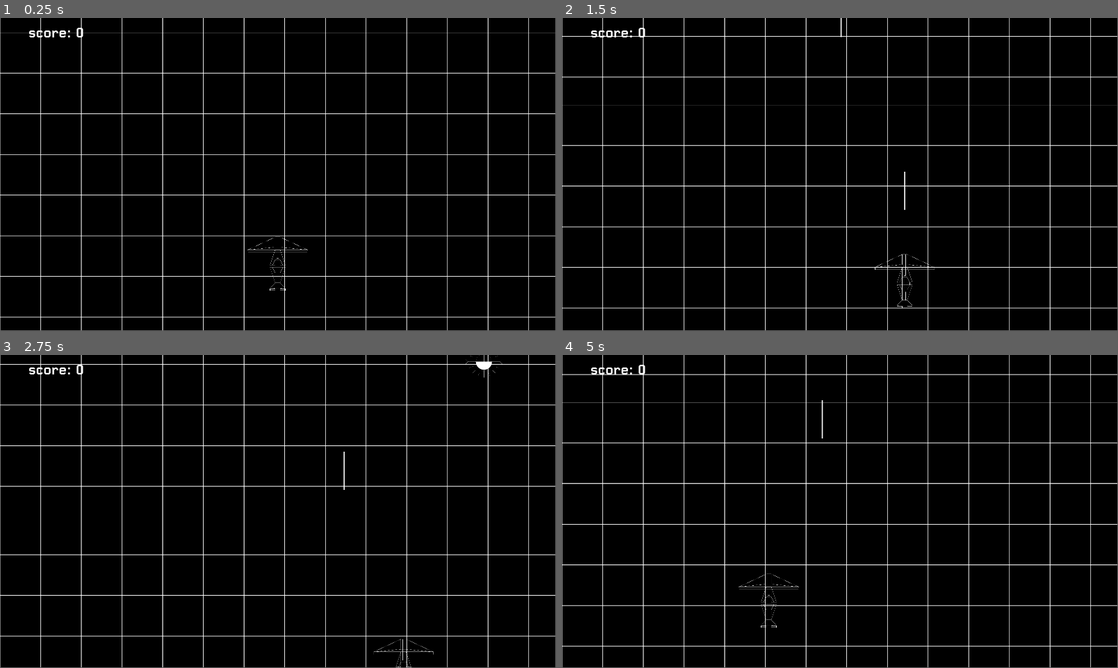
Above: before the commit, frames 1-4 (two rows, left to right).
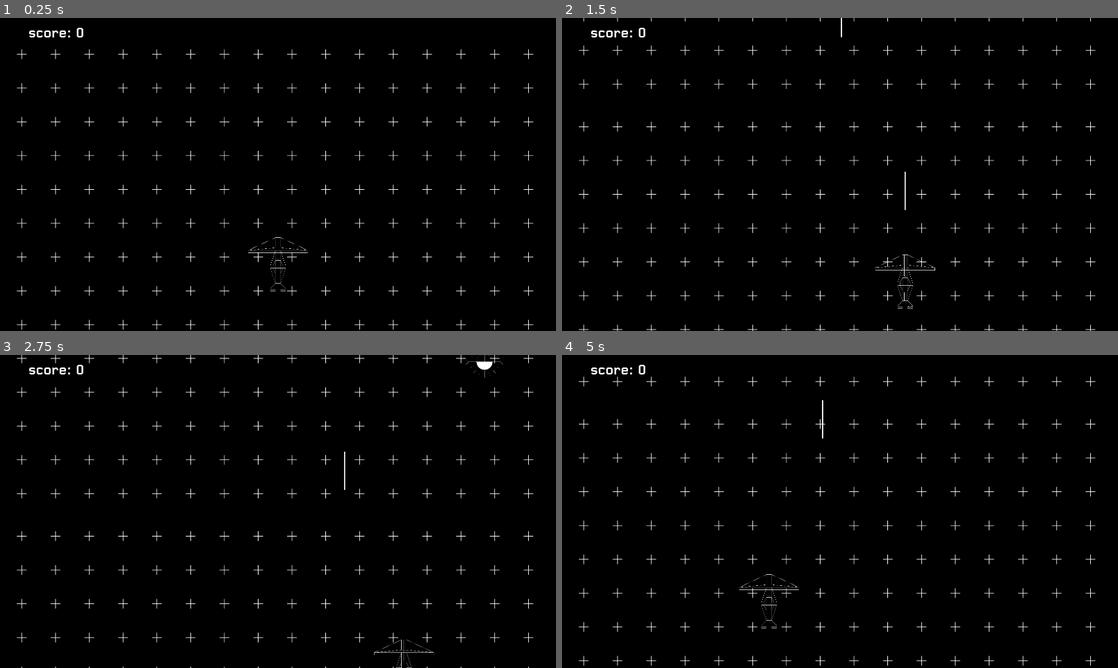
Above: after the commit, the same moments.

Repository: takumisegi/Tsegi-Capstone
Game: Godot game, scene res://Scenes/Game.tscn
The game is run twice, just before and just after one commit, with the same random seed, the same clock (stepped at 60 frames per second) and the same inputs.
Inputs:
- Up to frame 1 (0.25 s): no input
- Up to frame 2 (1.5 s): hold Right (ui_right) 0.53-1.28 s; hold Space (shoot) 0.53-1.28 s; hold Down (ui_down) from 1.28 s (still down); tap Space (shoot) at 1.35 s
- Up to frame 3 (2.75 s): release Down (ui_down) at 2.03 s; hold Right (ui_right) from 2.03 s (still down); hold Space (shoot) from 2.03 s (still down)
- Up to frame 4 (5 s): release Right (ui_right) at 2.78 s; release Space (shoot) at 2.78 s; hold Up (ui_up) 2.78-3.53 s; tap Space (shoot) at 2.85, 4.35 s; hold Space (shoot) 3.53-4.28 s; hold Left (ui_left) from 3.53 s (still down); tap R (reset) at 4.15 s
The window is 799x449 before the commit and 800x450 after it. Grey fills any space a smaller window leaves; there, only what the larger window draws over its background counts as a difference.

The runs differ from the first frame. In frame 1, 6.9% of the frame differs, in the area x 0-100%, y 0-100%; in frame 2, 7.2%; in frame 3, 6.8%; in frame 4, 7.3%.

Commit message:
Updated Background Parallax

Diff:
--- a/tsegi-capstone-parsec/Scenes/Game.tscn
+++ b/tsegi-capstone-parsec/Scenes/Game.tscn
@@ -7,19 +7,17 @@
 [ext_resource type="PackedScene" uid="uid://c8lnvtdfr7uuj" path="res://Scenes/enemy.tscn" id="4_kldst"]
 [ext_resource type="PackedScene" uid="uid://bwcidx2luwrw" path="res://Scenes/diver_enemy.tscn" id="5_b2bpf"]
 [ext_resource type="PackedScene" uid="uid://cl6cgyw2cgfch" path="res://Scenes/game_over_screen.tscn" id="5_fgofq"]
-[ext_resource type="Texture2D" uid="uid://b8l0okxlm8fow" path="res://Assets/Textures/Game-BG-Grid-V01.png" id="8_2irst"]
+[ext_resource type="Texture2D" uid="uid://b3futebuod4ak" path="res://Assets/Textures/Game-BG-Grid-V03.png" id="8_2irst"]
 
 [sub_resource type="ParticleProcessMaterial" id="ParticleProcessMaterial_2irst"]
 particle_flag_disable_z = true
-gravity = Vector3(0, 98, 0)
+emission_shape = 3
+emission_box_extents = Vector3(1080, 1, 1)
+gravity = Vector3(0, 0, 0)
 
 [node name="Main Scene" type="Node2D"]
 script = ExtResource("1_iukft")
 enemy_scenes = Array[PackedScene]([ExtResource("4_kldst"), ExtResource("5_b2bpf")])
-
-[node name="SFX" type="Node" parent="."]
-
-[node name="AudioStreamPlayer" type="AudioStreamPlayer" parent="SFX"]
 
 [node name="UILayer" type="CanvasLayer" parent="."]
 
@@ -29,7 +27,6 @@
 visible = false
 
 [node name="StarParticleEffect" type="GPUParticles2D" parent="."]
-visible = false
 position = Vector2(960, -88)
 amount = 20
 lifetime = 1.25
--- a/tsegi-capstone-parsec/Scripts/enemy.gd
+++ b/tsegi-capstone-parsec/Scripts/enemy.gd
@@ -20,5 +20,5 @@
 func take_damage(amount):
 	hp -= amount
 	if hp <= 0:
-		killed.emit()
+		killed.emit(points)
 		die()
--- a/tsegi-capstone-parsec/Scripts/game.gd
+++ b/tsegi-capstone-parsec/Scripts/game.gd
@@ -49,7 +49,7 @@
 			timer.wait_time -= delta*0.005
 		elif timer.wait_time < 0.5:
 			timer.wait_time = 0.5
-		#print(timer.wait_time)
+		print(timer.wait_time)
 
 	pb.scroll_offset.y += delta*scroll_speed
 	#print(pb.scroll_offset.y)
--- a/tsegi-capstone-parsec/Scripts/laser.gd
+++ b/tsegi-capstone-parsec/Scripts/laser.gd
@@ -12,7 +12,7 @@
 func _on_area_entered(area: Area2D) -> void:
 	if area is Enemy:
 		area.take_damage(1)
-		queue_free
+		queue_free()
 
 #
 #func _on_area_entered(area: Area2D) -> void:
--- a/tsegi-capstone-parsec/project.godot
+++ b/tsegi-capstone-parsec/project.godot
@@ -19,6 +19,7 @@
 
 window/size/viewport_width=1920
 window/size/viewport_height=1080
+window/stretch/mode="viewport"
 
 [input]
 
Binary file added: tsegi-capstone-parsec/Assets/Textures/Game-BG-Grid-V02.png
Not shown, added: tsegi-capstone-parsec/Assets/Textures/Game-BG-Grid-V02.png.import
Binary file added: tsegi-capstone-parsec/Assets/Textures/Game-BG-Grid-V03.png
Not shown, added: tsegi-capstone-parsec/Assets/Textures/Game-BG-Grid-V03.png.import
Not shown, added: tsegi-capstone-parsec/Assets/Fonts/.DS_Store
